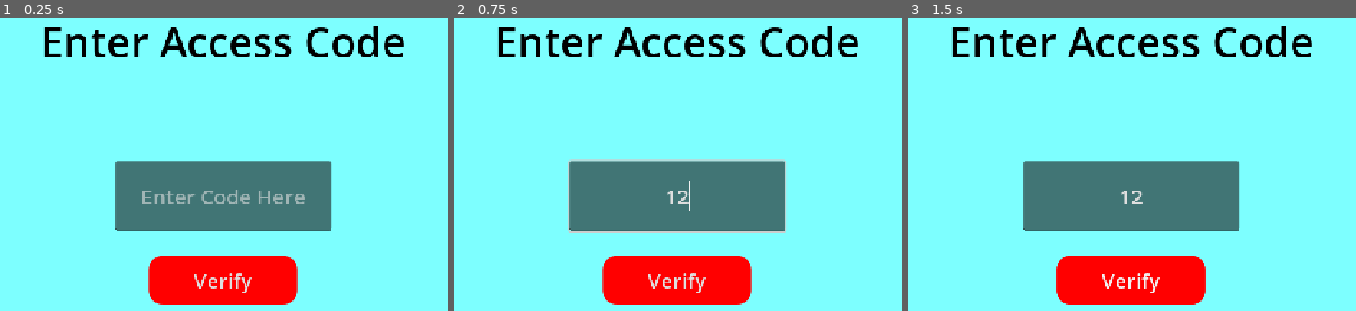
Above: before the commit, frames 1-3 (left to right).
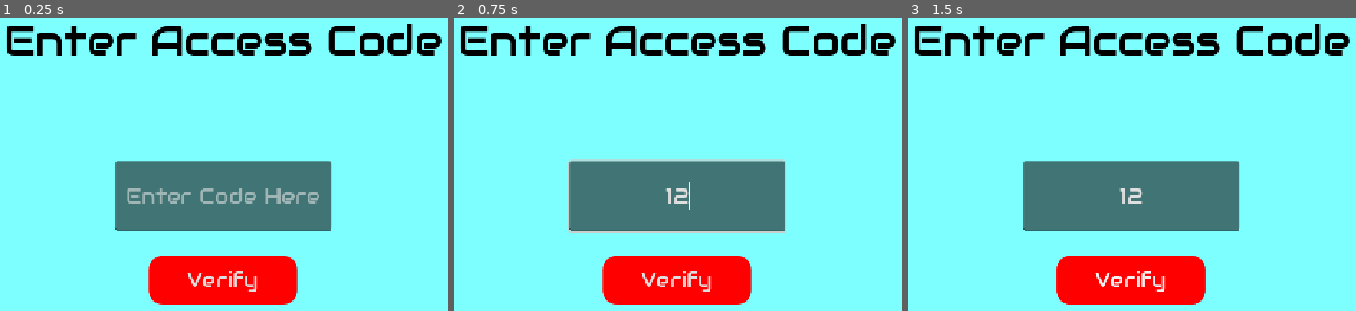
Above: after the commit, the same moments.

Repository: PenguWoodGanon/Path-of-Pablo
Game: Godot game, scene res://Access Screen/access_screen.tscn
The game is run twice, just before and just after one commit, with the same random seed, the same clock (stepped at 60 frames per second) and the same inputs.
Inputs (mouse positions are in pixels of both pictures, inside the frame that each line leads up to):
- Up to frame 1 (0.25 s): no input
- Up to frame 2 (0.75 s): click (678, 196) at 0.52 s; type "12" at 0.6 s
- Up to frame 3 (1.5 s): click "Verify" at 1.25 s

The runs differ from the first frame. In frame 1, 6.9% of the frame differs, in the area x 1-99%, y 2-94%; in frame 2, 6.0%; in frame 3, 6.0%.

Commit message:
Main Menu

Diff:
--- a/Godot - Path of Pablo/Scenes/main_menu.tscn
+++ b/Godot - Path of Pablo/Scenes/main_menu.tscn
@@ -1,7 +1,14 @@
-[gd_scene load_steps=3 format=3 uid="uid://ca2ubj3avevtt"]
+[gd_scene load_steps=4 format=3 uid="uid://ca2ubj3avevtt"]
 
 [ext_resource type="Script" uid="uid://nwoxenj4k3b2" path="res://Scripts/main_menu.gd" id="1_48xlc"]
 [ext_resource type="FontFile" uid="uid://2iswwv0mx8lo" path="res://Assets/Audiowide-Regular.ttf" id="2_48xlc"]
+
+[sub_resource type="StyleBoxFlat" id="StyleBoxFlat_48xlc"]
+bg_color = Color(0.9845465, 0.9845466, 0.9845465, 1)
+corner_radius_top_left = 10
+corner_radius_top_right = 10
+corner_radius_bottom_right = 10
+corner_radius_bottom_left = 10
 
 [node name="Control" type="Control"]
 layout_mode = 3
@@ -21,14 +28,14 @@
 theme_override_font_sizes/font_size = 27
 text = "New Game"
 
-[node name="Lore" type="Button" parent="."]
+[node name="Profile" type="Button" parent="."]
 layout_mode = 0
 offset_top = 305.0
 offset_right = 348.0
 offset_bottom = 377.5
 theme_override_fonts/font = ExtResource("2_48xlc")
 theme_override_font_sizes/font_size = 27
-text = "Lore"
+text = "Profile"
 
 [node name="Settings" type="Button" parent="."]
 layout_mode = 0
@@ -48,5 +55,38 @@
 theme_override_font_sizes/font_size = 27
 text = "Quit Game"
 
+[node name="SettingsMenu" type="Node" parent="."]
+
+[node name="Darkener" type="Panel" parent="SettingsMenu"]
+anchors_preset = 15
+anchor_right = 1.0
+anchor_bottom = 1.0
+grow_horizontal = 2
+grow_vertical = 2
+
+[node name="Settings Panel" type="Panel" parent="SettingsMenu"]
+anchors_preset = 8
+anchor_left = 0.5
+anchor_top = 0.5
+anchor_right = 0.5
+anchor_bottom = 0.5
+offset_left = -334.0
+offset_top = -245.0
+offset_right = 334.0
+offset_bottom = 245.0
+grow_horizontal = 2
+grow_vertical = 2
+theme_override_styles/panel = SubResource("StyleBoxFlat_48xlc")
+
+[node name="Button" type="Button" parent="SettingsMenu"]
+offset_left = 410.0
+offset_top = 488.0
+offset_right = 752.0
+offset_bottom = 556.0
+theme_override_fonts/font = ExtResource("2_48xlc")
+theme_override_font_sizes/font_size = 40
+text = "Erase Save Data"
+
 [connection signal="pressed" from="New Game" to="." method="_on_new_game_pressed"]
+[connection signal="pressed" from="Profile" to="." method="_on_profile_pressed"]
 [connection signal="pressed" from="Quit Game" to="." method="_on_quit_game_pressed"]
--- /dev/null
+++ b/Godot - Path of Pablo/Scenes/profile.tscn
@@ -0,0 +1,113 @@
+[gd_scene load_steps=4 format=3 uid="uid://bdj631u22swwv"]
+
+[ext_resource type="Script" uid="uid://ys0ahd0q237a" path="res://Scripts/profile.gd" id="1_ge2pj"]
+[ext_resource type="FontFile" uid="uid://2iswwv0mx8lo" path="res://Assets/Audiowide-Regular.ttf" id="2_b77ww"]
+
+[sub_resource type="StyleBoxFlat" id="StyleBoxFlat_b77ww"]
+bg_color = Color(1, 0, 0, 1)
+corner_radius_top_left = 20
+corner_radius_top_right = 20
+corner_radius_bottom_right = 20
+corner_radius_bottom_left = 20
+
+[node name="Profile" type="Control"]
+layout_mode = 3
+anchors_preset = 15
+anchor_right = 1.0
+anchor_bottom = 1.0
+grow_horizontal = 2
+grow_vertical = 2
+script = ExtResource("1_ge2pj")
+
+[node name="Save" type="Button" parent="."]
+layout_mode = 0
+offset_left = 24.0
+offset_top = 558.0
+offset_right = 224.0
+offset_bottom = 622.0
+theme_override_font_sizes/font_size = 40
+text = "Save"
+
+[node name="Load" type="Button" parent="."]
+layout_mode = 0
+offset_left = 248.0
+offset_top = 558.0
+offset_right = 448.0
+offset_bottom = 622.0
+theme_override_font_sizes/font_size = 40
+text = "Load"
+
+[node name="UsernamePanel" type="Panel" parent="."]
+layout_mode = 0
+offset_left = 38.0
+offset_top = 64.0
+offset_right = 412.0
+offset_bottom = 124.0
+
+[node name="Label" type="Label" parent="UsernamePanel"]
+layout_mode = 1
+anchors_preset = 15
+anchor_right = 1.0
+anchor_bottom = 1.0
+grow_horizontal = 2
+grow_vertical = 2
+theme_override_fonts/font = ExtResource("2_b77ww")
+theme_override_font_sizes/font_size = 30
+text = "N/A"
+horizontal_alignment = 1
+vertical_alignment = 1
+
+[node name="UsernamePick" type="Node" parent="."]
+
+[node name="LineEdit" type="LineEdit" parent="UsernamePick"]
+offset_left = 756.0
+offset_top = 120.0
+offset_right = 1087.0
+offset_bottom = 187.0
+theme_override_fonts/font = ExtResource("2_b77ww")
+theme_override_font_sizes/font_size = 30
+placeholder_text = "Enter Username"
+alignment = 1
+max_length = 15
+
+[node name="Label" type="Label" parent="UsernamePick"]
+offset_left = 737.0
+offset_top = 35.0
+offset_right = 1115.0
+offset_bottom = 124.0
+theme_override_fonts/font = ExtResource("2_b77ww")
+theme_override_font_sizes/font_size = 40
+text = "Pick a Username!"
+horizontal_alignment = 1
+vertical_alignment = 1
+
+[node name="Verify" type="Button" parent="UsernamePick"]
+anchors_preset = 7
+anchor_left = 0.5
+anchor_top = 1.0
+anchor_right = 0.5
+anchor_bottom = 1.0
+offset_left = 263.0
+offset_top = -442.0
+offset_right = 428.0857
+offset_bottom = -388.0
+grow_horizontal = 2
+grow_vertical = 0
+theme_override_colors/font_color = Color(0.875, 0.875, 0.875, 1)
+theme_override_font_sizes/font_size = 30
+theme_override_styles/normal = SubResource("StyleBoxFlat_b77ww")
+theme_override_styles/normal_mirrored = SubResource("StyleBoxFlat_b77ww")
+theme_override_styles/pressed = SubResource("StyleBoxFlat_b77ww")
+theme_override_styles/pressed_mirrored = SubResource("StyleBoxFlat_b77ww")
+theme_override_styles/hover = SubResource("StyleBoxFlat_b77ww")
+theme_override_styles/hover_mirrored = SubResource("StyleBoxFlat_b77ww")
+theme_override_styles/hover_pressed = SubResource("StyleBoxFlat_b77ww")
+theme_override_styles/hover_pressed_mirrored = SubResource("StyleBoxFlat_b77ww")
+theme_override_styles/disabled = SubResource("StyleBoxFlat_b77ww")
+theme_override_styles/disabled_mirrored = SubResource("StyleBoxFlat_b77ww")
+theme_override_styles/focus = SubResource("StyleBoxFlat_b77ww")
+text = "Pick!"
+
+[connection signal="pressed" from="Save" to="." method="_on_save_pressed"]
+[connection signal="pressed" from="Load" to="." method="_on_load_pressed"]
+[connection signal="pressed" from="UsernamePick/Verify" to="." method="_on_verify_pressed"]
--- a/Godot - Path of Pablo/Scripts/main_menu.gd
+++ b/Godot - Path of Pablo/Scripts/main_menu.gd
@@ -11,3 +11,7 @@
 
 func _on_new_game_pressed():
 	get_tree().change_scene_to_file("res://Scenes/level_select.tscn")
+
+
+func _on_profile_pressed():
+	get_tree().change_scene_to_file("res://Scenes/profile.tscn")
--- /dev/null
+++ b/Godot - Path of Pablo/Scripts/profile.gd
@@ -0,0 +1,39 @@
+extends Control
+
+@onready var username_label = $UsernamePanel/Label
+@onready var line_edit = $UsernamePick/LineEdit
+@onready var verify = $UsernamePick/Verify
+@onready var label = $UsernamePick/Label
+
+func _ready():
+	Global.load_data()
+	update_ui()
+
+func _process(_delta):
+	username_label.text = str(Global.username)
+	Global.save()
+	Global.load_data()
+	if Input.is_action_just_pressed("escape"):
+		get_tree().change_scene_to_file("res://Scenes/main_menu.tscn")
+
+
+func update_ui():
+	if Global.username == "N/A":
+		line_edit.visible = true
+		verify.visible = true
+		label.visible = true
+	else:
+		line_edit.visible = false
+		verify.visible = false
+		label.visible = false
+
+func _on_save_pressed():
+	Global.save()
+
+func _on_load_pressed():
+	Global.load_data()
+	update_ui()
+
+func _on_verify_pressed():
+	Global.username = line_edit.text
+	update_ui()
--- a/Godot - Path of Pablo/global.gd
+++ b/Godot - Path of Pablo/global.gd
@@ -22,6 +22,9 @@
 var cursortower = false
 var deluxe = false
 var char_move = true
+
+var save_path = "user://pathofpablo.save"
+var username = "N/A"
 
 func _process(_delta):
 	if health == 5:
@@ -103,3 +106,29 @@
 		char_paul = false
 		char_slime = false
 		char_donut = true
+
+func save():
+	var file = FileAccess.open(save_path, FileAccess.WRITE)
+	if file:
+		file.store_var(coins)
+		file.store_var(username)
+		file.close()
+
+func load_data():
+	if FileAccess.file_exists(save_path):
+		var file = FileAccess.open(save_path, FileAccess.READ)
+		if file:
+			coins = file.get_var()
+			username = file.get_var()
+			file.close()
+	else:
+		print("No Save Data")
+
+func clear_data():
+	var file = FileAccess.open(save_path, FileAccess.WRITE)
+	if file:
+		coins = 0
+		file.store_var(coins)
+		username = "N/A"
+		file.store_var(username)
+		file.close()
--- a/Godot - Path of Pablo/project.godot
+++ b/Godot - Path of Pablo/project.godot
@@ -26,6 +26,10 @@
 [global_group]
 
 player=""
+
+[gui]
+
+theme/custom_font="uid://2iswwv0mx8lo"
 
 [input]
 
Not shown, added: Godot - Path of Pablo/Exports/Web/Early Access/Early Access - Save Data/index.apple-touch-icon.png.import
Not shown, added: Godot - Path of Pablo/Exports/Web/Early Access/Early Access - Save Data/index.icon.png.import
Not shown, added: Godot - Path of Pablo/Exports/Web/Early Access/Early Access - Save Data/index.png.import
Not shown, added: Godot - Path of Pablo/Scripts/profile.gd.uid
Not shown, changed: Godot - Path of Pablo/export_presets.cfg
Not shown, changed: .DS_Store
Not shown, changed: Godot - Path of Pablo/.DS_Store
Not shown, changed: Godot - Path of Pablo/Exports/.DS_Store
Not shown, changed: Godot - Path of Pablo/Exports/Web/.DS_Store
Not shown, changed: Godot - Path of Pablo/Exports/Web/Early Access/.DS_Store
Not shown, added: Godot - Path of Pablo/Exports/Web/Early Access/Early Access - Save Data/index.apple-touch-icon.png
Not shown, added: Godot - Path of Pablo/Exports/Web/Early Access/Early Access - Save Data/index.audio.position.worklet.js
(and 7 more such lines)
